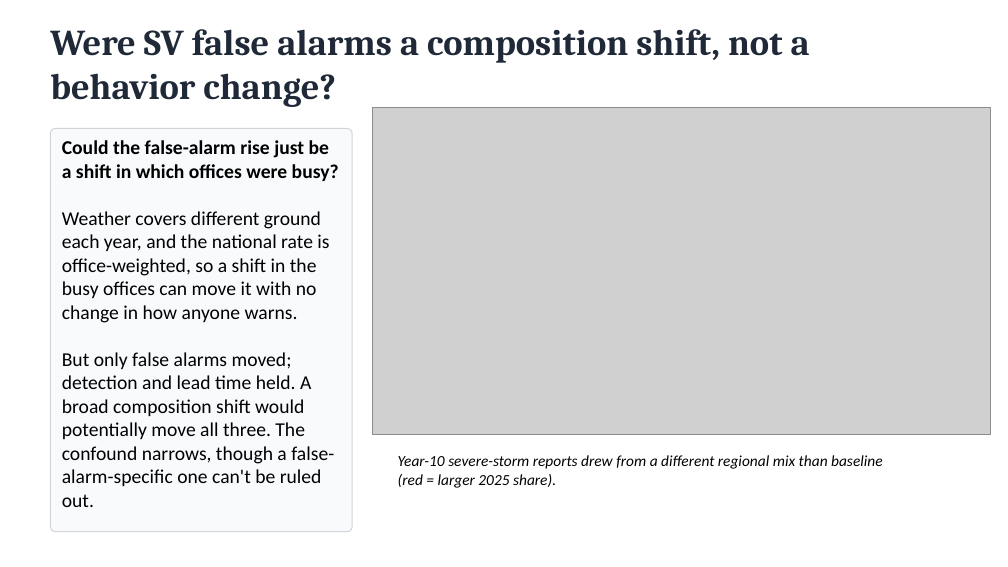
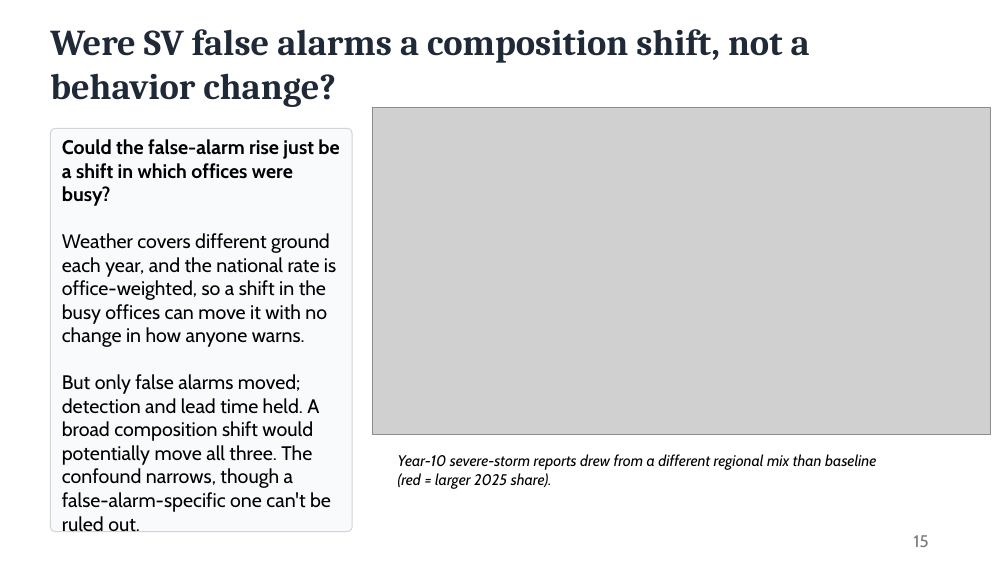
Before and after one commit to craig-rudman/MSDS692, a slide deck: slide 15 of report/MSDS692 Practicum I Craig Rudman.pptx. Drawn at 1008x567 pixels with LibreOffice and Linux fonts; fonts in the diff are those of the drawing; grey boxes stand for pictures. Boxes give left, top, right and bottom in pixels: in the first picture for what was removed or moved away, otherwise in the second. Text is boxed around its words. In the diff, an @@ line names an element or a change of style, - is before the commit and + after.

```diff
--- a/report/MSDS692 Practicum I Craig Rudman.pptx
+++ b/report/MSDS692 Practicum I Craig Rudman.pptx
@@ rounded rectangle "Could the false-alarm rise just ..." at (x1=50, y1=128, x2=352, y2=531): font Calibri to Cabin @@
@@ text "Year-10 severe-storm reports drew from ..." at (x1=398, y1=454, x2=876, y2=489): font Calibri to Cabin @@
@@ page number added at (x1=914, y1=535, x2=929, y2=547), 12 pt, text #797979 @@
+15
```
Also in this commit, not shown: 13 other slides changed, 1 other file.
